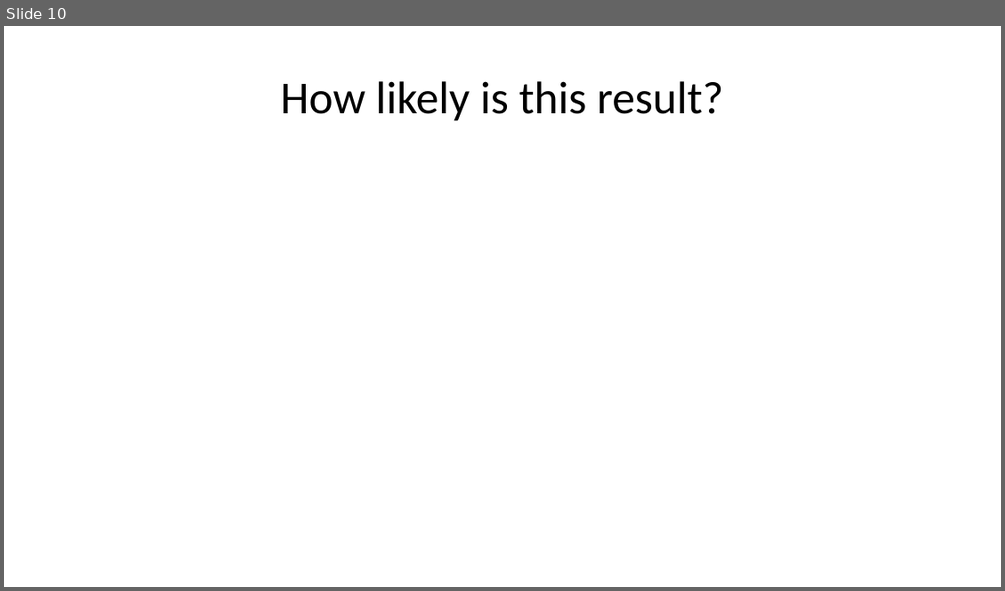
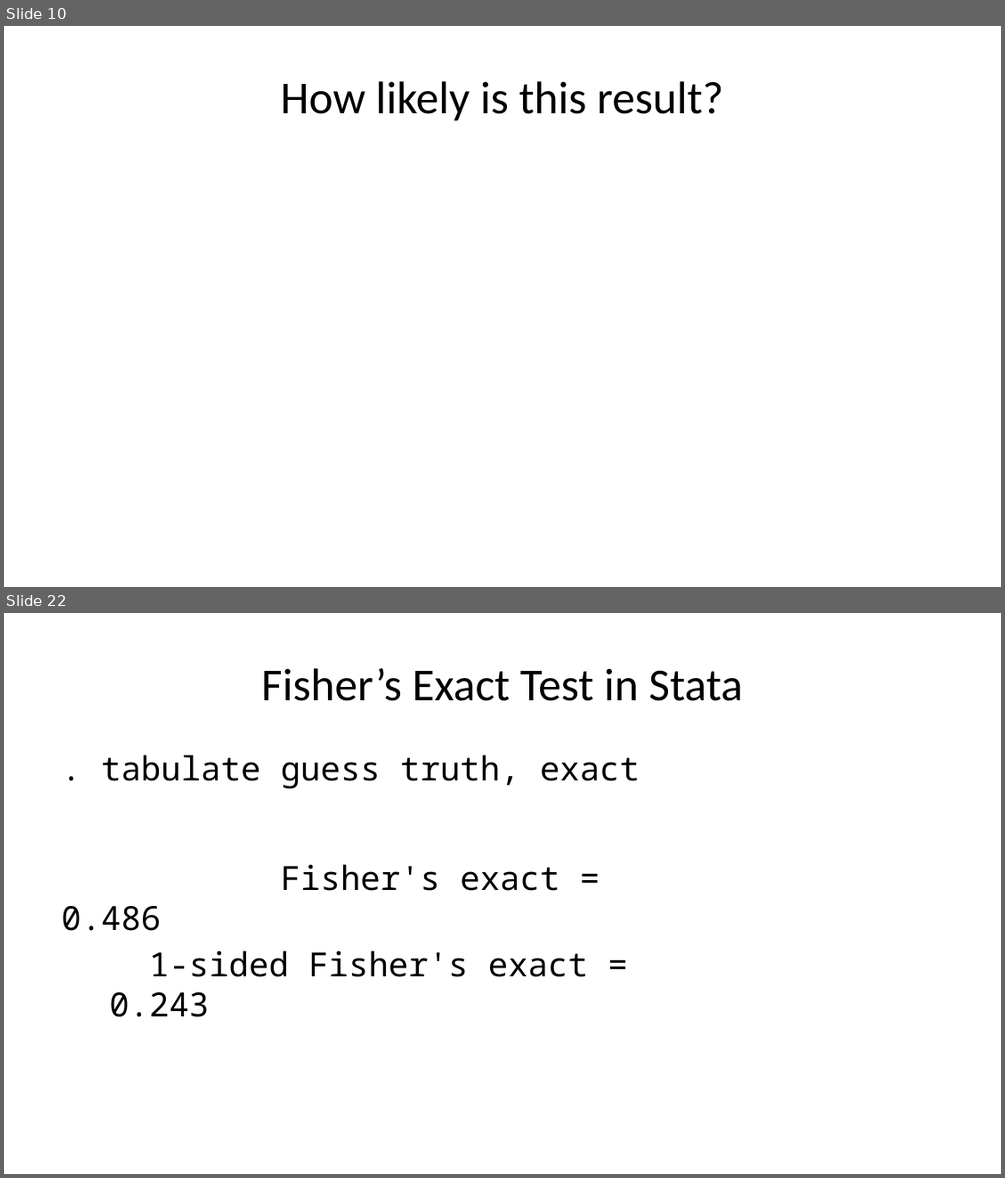
Before and after one commit to pmean/talks, a slide deck: exact-tests/results/exact-and-randomization-tests.pptx. Shown one above the other, each under a label of ours: slide 10 before the commit, slides 10 and 22 after it; the slides between them are not shown. The pictures are 1005x591 and 1005x1178 pixels, drawn with LibreOffice and Linux fonts; fonts in the diff are those of the drawing. Boxes give left, top, right and bottom in pixels: in the first picture for what was removed or moved away, otherwise in the second. Text is boxed around its words. In the diff, an @@ line names an element or a change of style, - is before the commit and + after.

Commit message:
Added randomization images to exact-tests

```diff
--- a/exact-tests/results/exact-and-randomization-tests.pptx
+++ b/exact-tests/results/exact-and-randomization-tests.pptx
@@ slide 22 added at (x1=4, y1=613, x2=1001, y2=1174), background #FFFFFF @@
@@ title added at (x1=261, y1=668, x2=742, y2=701), 44 pt, text #000000 @@
+Fisher’s Exact Test in Stata
@@ text added at (x1=61, y1=755, x2=639, y2=1017), 32 pt, text #000000 @@
+. tabulate guess truth, exact
+Fisher's exact = 0.486
+1-sided Fisher's exact = 0.243
```
Also in this commit, not shown: 15 other slides added, 9 other files.
